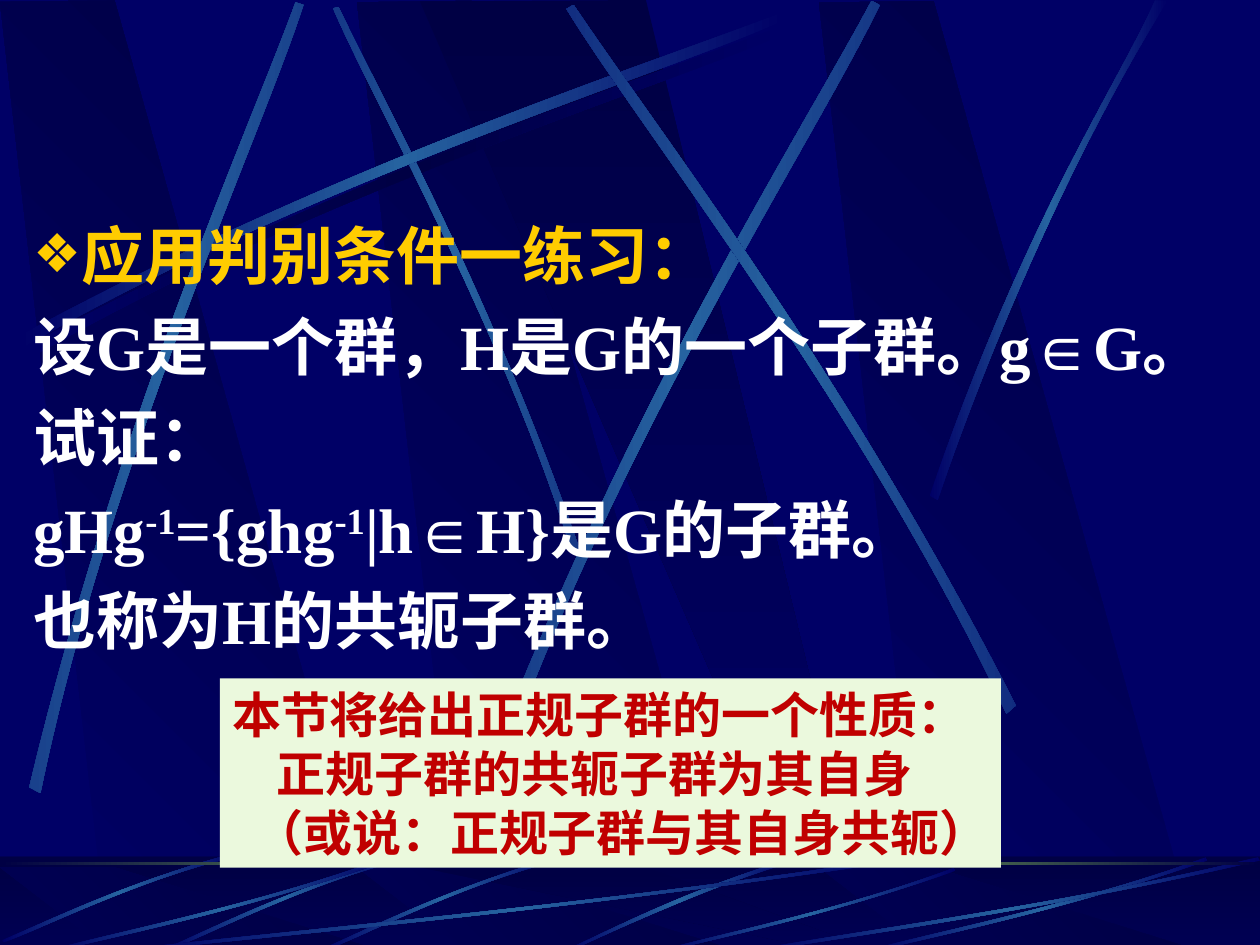
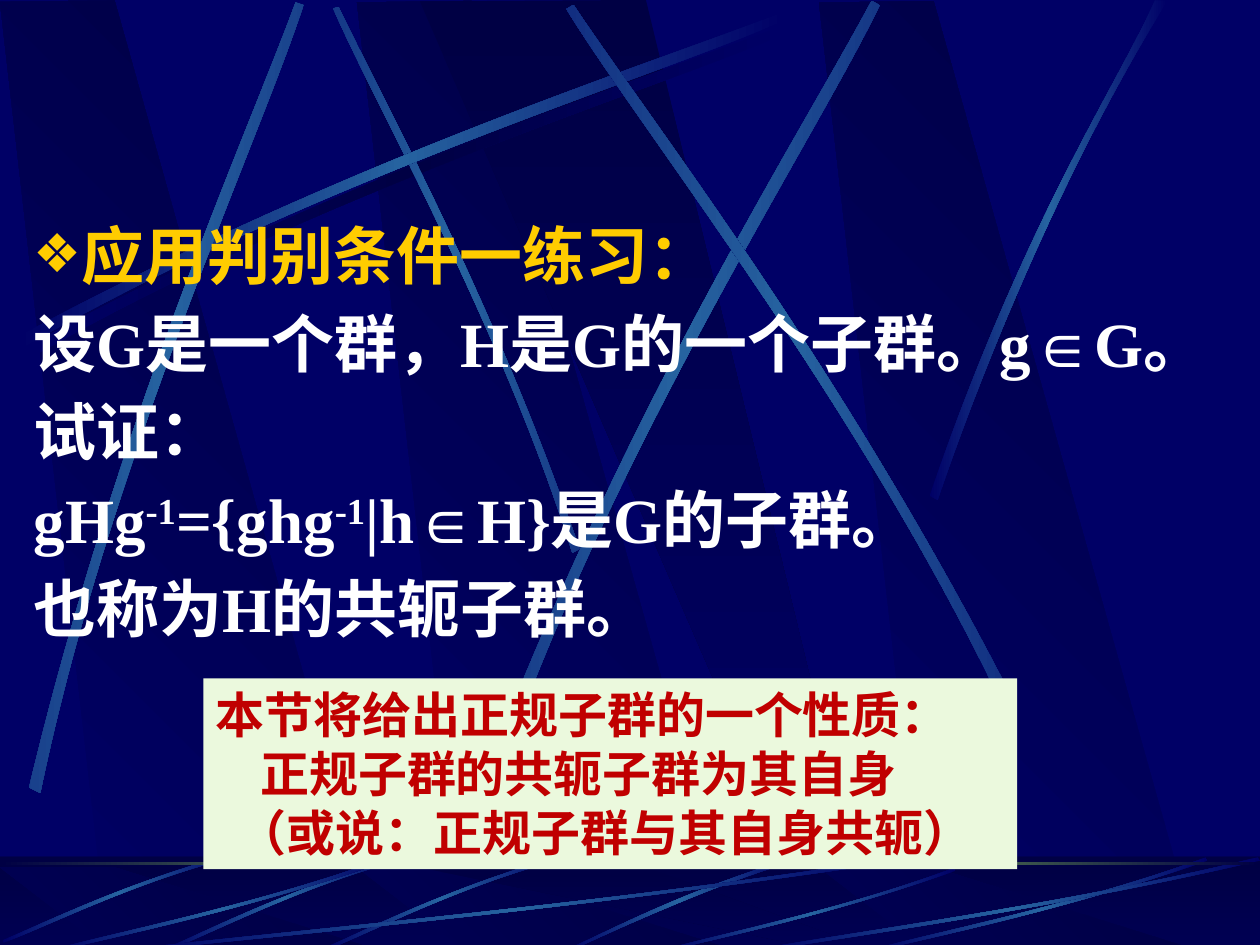
Before and after one commit to autumn529/JLU, a slide deck: slide 17 of 离散数学/课件/6.3子群及其陪集-ou.ppt. Drawn at 1260x945 pixels with LibreOffice and Linux fonts; fonts in the diff are those of the drawing. Boxes give left, top, right and bottom in pixels: in the first picture for what was removed or moved away, otherwise in the second. Text is boxed around its words. In the diff, an @@ line names an element or a change of style, - is before the commit and + after.

```diff
--- a/离散数学/课件/6.3子群及其陪集-ou.ppt
+++ b/离散数学/课件/6.3子群及其陪集-ou.ppt
@@ text "应用判别条件一练习：" at [34, 215, 1206, 647]: font Arial to Times New Roman in "设G是一个群，H是G的一个子群。g∈G。", "gHg-1={ghg-1|h∈H}是G的子群。"; less space between paragraphs @@
@@ rectangle "本节将给出正规子群的一个性质：": place and size @@
-rectangle "本节将给出正规子群的一个性质：" at [219, 678, 1000, 867]
+rectangle "本节将给出正规子群的一个性质：" at [203, 678, 1017, 868]
@@ outline redrawn in 10 elements at [181, 5, 731, 555], [0, 0, 548, 795], [258, 0, 1110, 784], [930, 0, 1168, 500], [357, 867, 737, 945], [0, 867, 381, 945], [420, 867, 874, 945], [564, 859, 791, 945], [379, 3, 1201, 716], [2, 781, 238, 945] @@
```
Also in this commit, not shown: 114 other slides changed, 4 other files.
